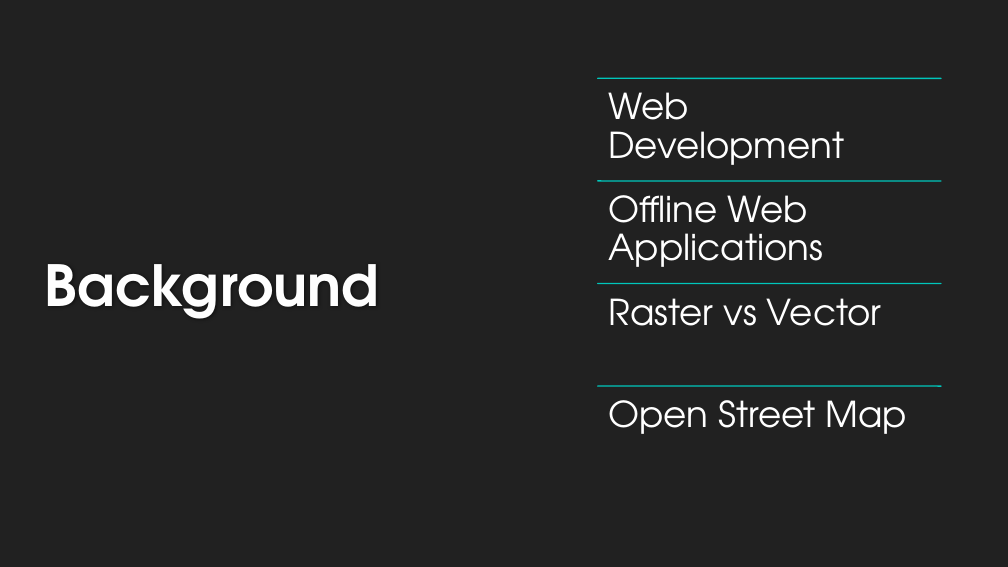
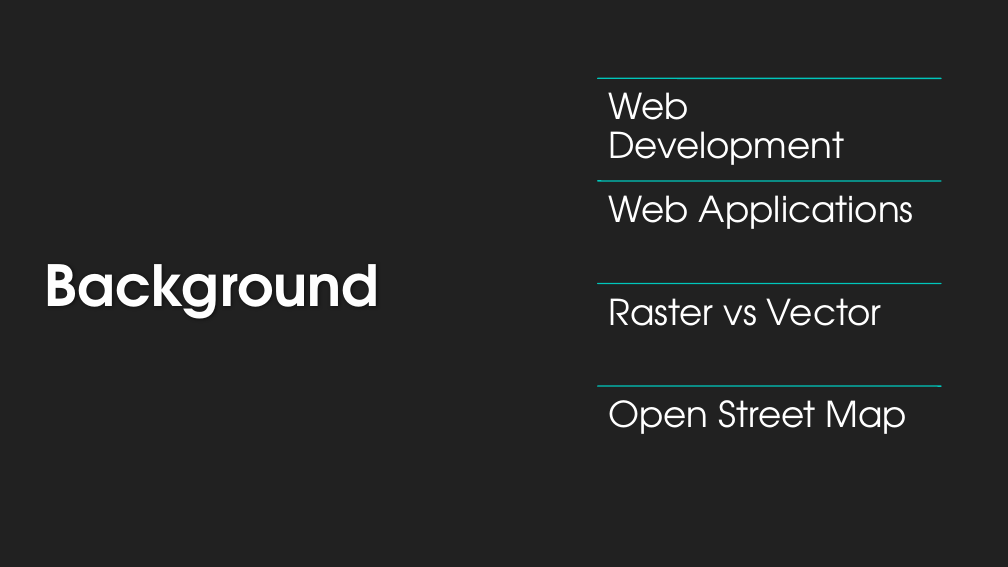
Before and after one commit to devquidevelopments/offline-map, a slide deck: slide 3 of Project/Presentation.pptx. Drawn at 1008x567 pixels with LibreOffice and Linux fonts; fonts in the diff are those of the drawing; background and template pictures are left out. Boxes give left, top, right and bottom in pixels: in the first picture for what was removed or moved away, otherwise in the second. Text is boxed around its words. In the diff, an @@ line names an element or a change of style, - is before the commit and + after.

```diff
--- a/Project/Presentation.pptx
+++ b/Project/Presentation.pptx
@@ text at (608,195,914,229): text changed @@
-Offline Web Applications
+Web Applications
```
Also in this commit, not shown: 6 other slides changed, 4 slides added, 2 slides removed.
